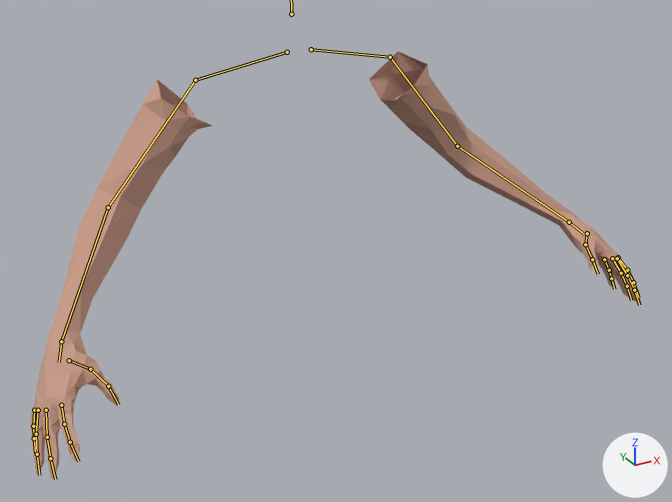
One commit to the Blender file Soulslike/res/viewmodel.blend: the scene before it, then after it.
Before and after are seen from a 50 mm lens placed at (-0.715, -1.457, 0.27), pointed at (-0.035, -0.221, -0.349). The axes (+X, +Y, +Z) are drawn at lower right. The lights are the same throughout. The bones that bend it are drawn over the model as lines.

In view in the first picture: 'Viewmodel'.
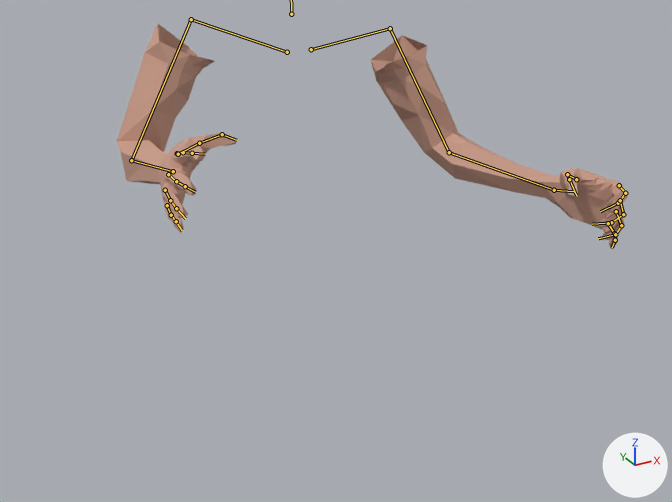
The newer file adds an action. The first version stands in its rest pose; the second is drawn at frame 6 of the action 'ladder_up'.

Location of each change, [x1, y1, x2, y2] in pixels of the pictures (672 x 502 px):
'Viewmodel', posed (16% narrower, 47% shorter): before [30, 51, 641, 479]; after [117, 23, 628, 249]
bone 'upperarm_l', root to tip: before (390, 57) to (457, 146); after (390, 28) to (449, 152)
bone 'index_01_l', root to tip: before (618, 257) to (627, 270); after (619, 185) to (625, 193)
bone 'middle_01_l', root to tip: before (617, 258) to (627, 275); after (620, 200) to (623, 214)
bone 'pinky_01_l', root to tip: before (604, 259) to (609, 270); after (608, 223) to (614, 233)
bone 'ring_01_l', root to tip: before (612, 258) to (621, 273); after (616, 211) to (621, 225)
bone 'thumb_01_l', root to tip: before (587, 233) to (585, 244); after (576, 179) to (567, 174)
bone 'thumb_02_l', root to tip: before (585, 244) to (592, 259); after (567, 174) to (569, 179)
bone 'upperarm_r', root to tip: before (195, 80) to (108, 207); after (191, 19) to (131, 160)
bone 'ring_01_r', root to tip: before (38, 410) to (36, 434); after (165, 190) to (170, 200)
bone 'thumb_01_r', root to tip: before (69, 360) to (90, 369); after (178, 154) to (199, 143)
bone 'thumb_02_r', root to tip: before (90, 369) to (108, 386); after (199, 143) to (222, 134)

The change in detail:
Bone 'upperarm_l' (bone_upperarm_l) turns from (0, 0, 0) to (-6, 5, -32) degrees about its own x, y and z.
Bone 'index_01_l' (bone_index_01_l) turns from (0, 0, 0) to (33, 0, 0) degrees about its own x, y and z.
Bone 'middle_01_l' (bone_middle_01_l) turns from (0, 0, 0) to (39, 0, 0) degrees about its own x, y and z.
Bone 'pinky_01_l' (bone_pinky_01_l) turns from (0, 0, 0) to (16, 0, 0) degrees about its own x, y and z.
Bone 'ring_01_l' (bone_ring_01_l) turns from (0, 0, 0) to (31, 0, 0) degrees about its own x, y and z.
Bone 'thumb_01_l' (bone_thumb_01_l) turns from (0, 0, 0) to (-4, 11, 24) degrees about its own x, y and z.
Bone 'thumb_02_l' (bone_thumb_02_l) turns from (0, 0, 0) to (30, 0, 0) degrees about its own x, y and z.
Bone 'upperarm_r' (bone_upperarm_r) turns from (0, 0, 0) to (-6, -5, 32) degrees about its own x, y and z.
Bone 'ring_01_r' (bone_ring_01_r) turns from (0, 0, 0) to (-1, 0, 0) degrees about its own x, y and z.
Bone 'thumb_01_r' (bone_thumb_01_r) turns from (0, 0, 0) to (-2, -4, -9) degrees about its own x, y and z.
Bone 'thumb_02_r' (bone_thumb_02_r) turns from (0, 0, 0) to (12, 0, 0) degrees about its own x, y and z.
Bone 'hand_ik_l' (bone_hand_ik_l) moves from (0.0, 0.0, 0.0) to (-0.2, -0.005, 0.183).
Bone 'hand_ik_l' (bone_hand_ik_l) turns from (0, 0, 0) to (-6, -36, 38) degrees about its own x, y and z.
Bone 'hand_ik_r' (bone_hand_ik_r) moves from (0.0, 0.0, 0.0) to (0.233, -0.143, 0.131).
Bone 'hand_ik_r' (bone_hand_ik_r) turns from (0, 0, 0) to (-5, 28, -50) degrees about its own x, y and z.
